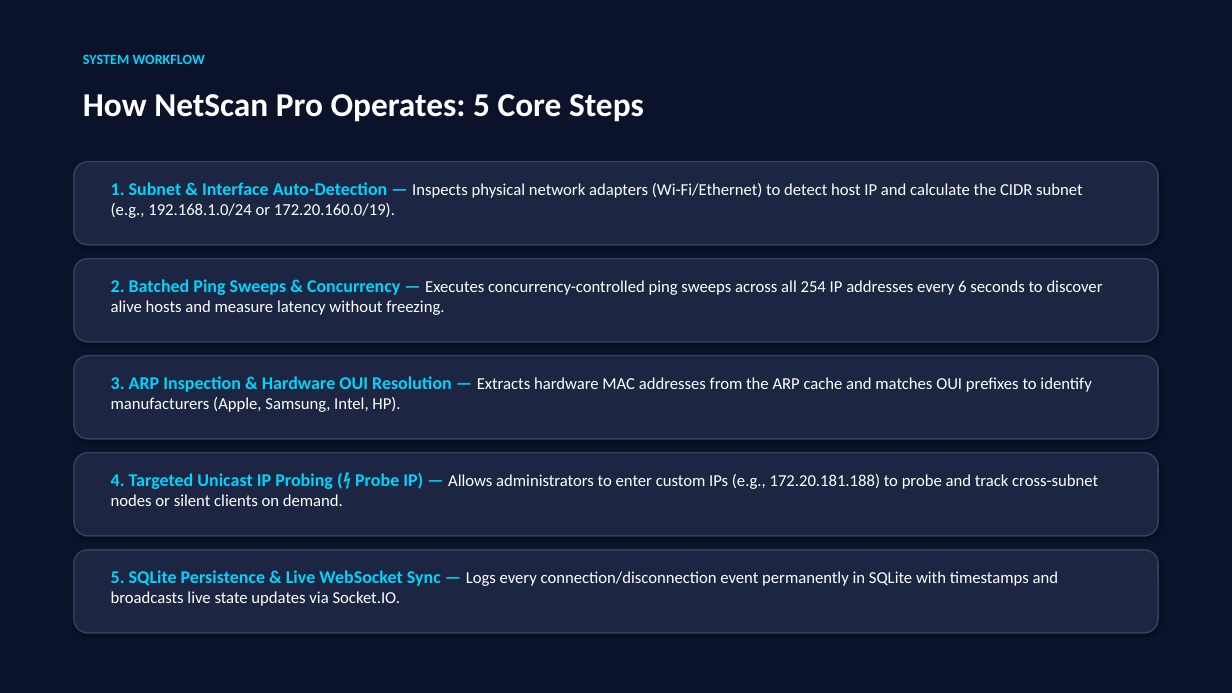
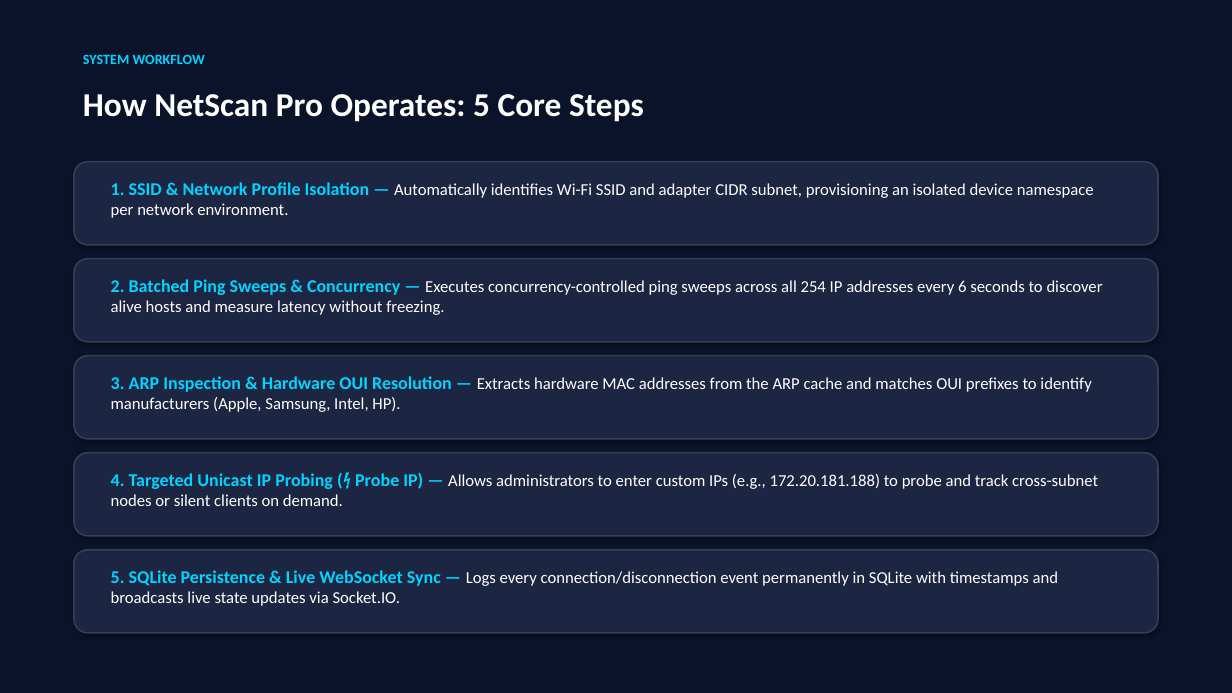
Before and after one commit to MinhaRasheed/Scanner, a slide deck: slide 3 of NetScan_Pro_Presentation.pptx. Drawn at 1232x693 pixels with LibreOffice and Linux fonts; fonts in the diff are those of the drawing. Boxes give left, top, right and bottom in pixels: in the first picture for what was removed or moved away, otherwise in the second. Text is boxed around its words. In the diff, an @@ line names an element or a change of style, - is before the commit and + after.

Commit message:
feat: multi-network profile isolation, SSID detection, and network switching

```diff
--- a/NetScan_Pro_Presentation.pptx
+++ b/NetScan_Pro_Presentation.pptx
@@ text at [111, 182, 1094, 218]: text changed @@
-1. Subnet & Interface Auto-Detection — Inspects physical network adapters (Wi-Fi/Ethernet) to detect host IP and calculate the CIDR subnet (e.g., 192.168.1.0/24 or 172.20.160.0/19).
+1. SSID & Network Profile Isolation — Automatically identifies Wi-Fi SSID and adapter CIDR subnet, provisioning an isolated device namespace per network environment.
```
Also in this commit, not shown: 2 other slides changed, 10 other files.
